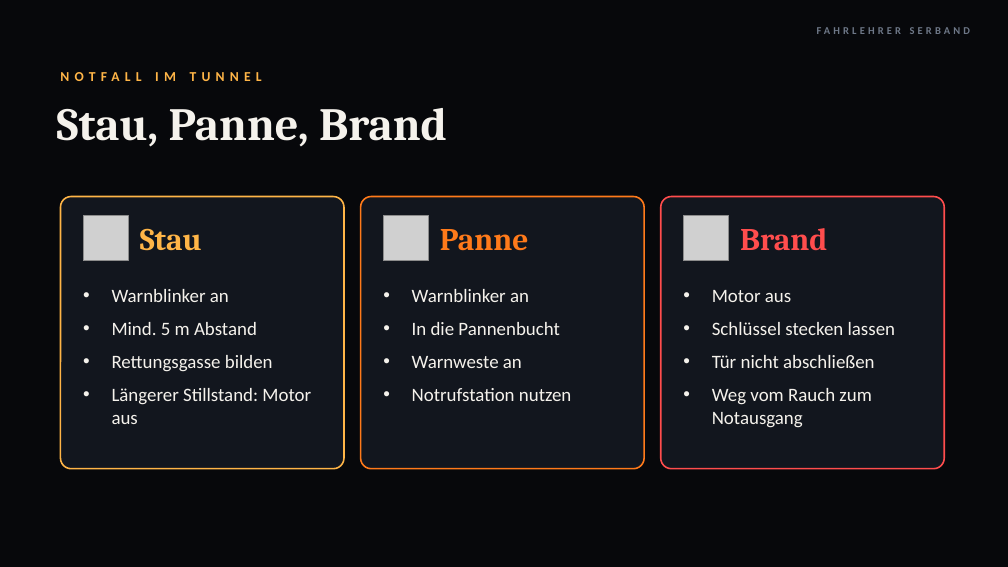
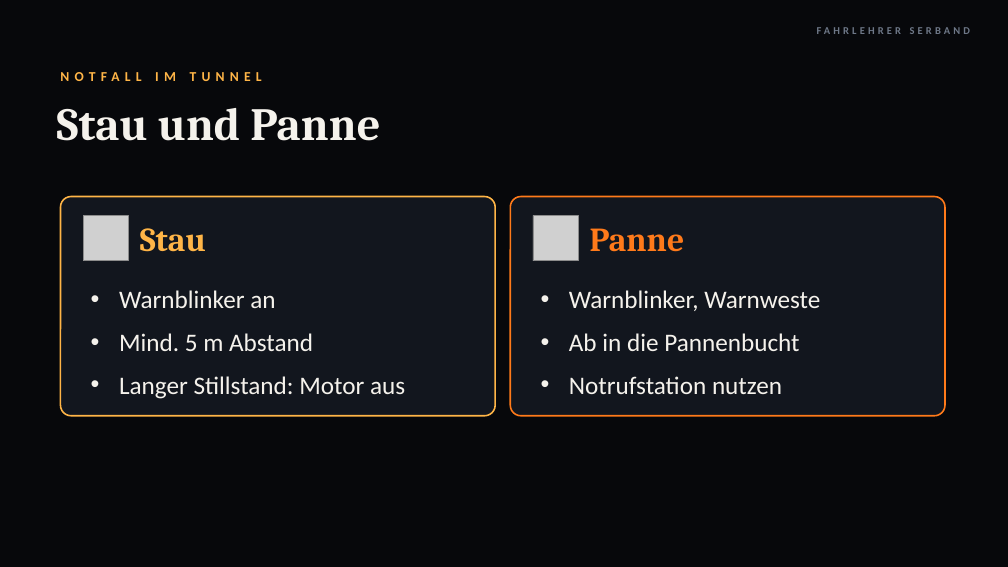
Before and after one commit to serband1995-hue/Fahrlehrer-Kompass-, a slide deck: slide 27 of theorie/lektion11/Lektion11_Besondere_Situationen.pptx. Drawn at 1008x567 pixels with LibreOffice and Linux fonts; fonts in the diff are those of the drawing; grey boxes stand for pictures; background and template pictures are left out. Boxes give left, top, right and bottom in pixels: in the first picture for what was removed or moved away, otherwise in the second. Text is boxed around its words. In the diff, an @@ line names an element or a change of style, - is before the commit and + after.

```diff
--- a/theorie/lektion11/Lektion11_Besondere_Situationen.pptx
+++ b/theorie/lektion11/Lektion11_Besondere_Situationen.pptx
@@ text at box(57, 108, 380, 141): text changed @@
-Stau, Panne, Brand
+Stau und Panne
@@ rounded rectangle: place and size @@
-rounded rectangle at box(60, 197, 344, 469)
+rounded rectangle at box(60, 197, 495, 416)
@@ rounded rectangle at box(60, 197, 495, 416): proportions changed @@
@@ rounded rectangle at box(510, 197, 945, 416): proportions changed @@
@@ rounded rectangle: place and size @@
-rounded rectangle at box(361, 197, 644, 469)
+rounded rectangle at box(510, 197, 945, 416)
@@ rounded rectangle removed at box(661, 197, 944, 469) @@
@@ text "Stau" at box(140, 228, 206, 252): size 30 to 32 pt @@
@@ picture: place and size @@
-picture at box(383, 216, 429, 261)
+picture at box(533, 216, 578, 261)
@@ text "Panne" at box(590, 228, 685, 252): size 30 to 32 pt @@
@@ text "Panne": place and size @@
-text "Panne" at box(440, 229, 529, 251)
+text "Panne" at box(590, 228, 685, 252)
@@ picture removed at box(684, 216, 729, 261) @@
@@ text removed at box(740, 228, 827, 251) @@
-Brand
@@ text "Warnblinker an": place and size @@
-text "Warnblinker an" at box(112, 289, 311, 424)
+text "Warnblinker an" at box(119, 290, 405, 399)
@@ text at box(119, 290, 313, 351): size 18 to 24 pt in "Warnblinker an", "Mind. 5 m Abstand"; more space between paragraphs @@
@@ text "Warnblinker, Warnweste": place and size @@
-text "Warnblinker, Warnweste" at box(412, 289, 571, 401)
+text "Warnblinker, Warnweste" at box(569, 290, 820, 394)
@@ text at box(569, 290, 820, 351): text changed; size 18 to 24 pt @@
-• Warnblinker an
-• In die Pannenbucht
-• Warnweste an
+• Warnblinker, Warnweste
+• Ab in die Pannenbucht
@@ text removed at box(712, 290, 895, 428) @@
-• Motor aus
-• Schlüssel stecken lassen
-• Tür nicht abschließen
-• Weg vom Rauch zum Notausgang
@@ text at box(119, 376, 405, 399): text changed; size 18 to 24 pt @@
-• Rettungsgasse bilden
-• Längerer Stillstand: Motor aus
+• Langer Stillstand: Motor aus
@@ text at box(569, 376, 782, 394): size 18 to 24 pt in "Notrufstation nutzen"; more space between paragraphs @@
```
Also in this commit, not shown: 21 other slides changed, 1 slide added, 1 slide removed, 2 other files.
